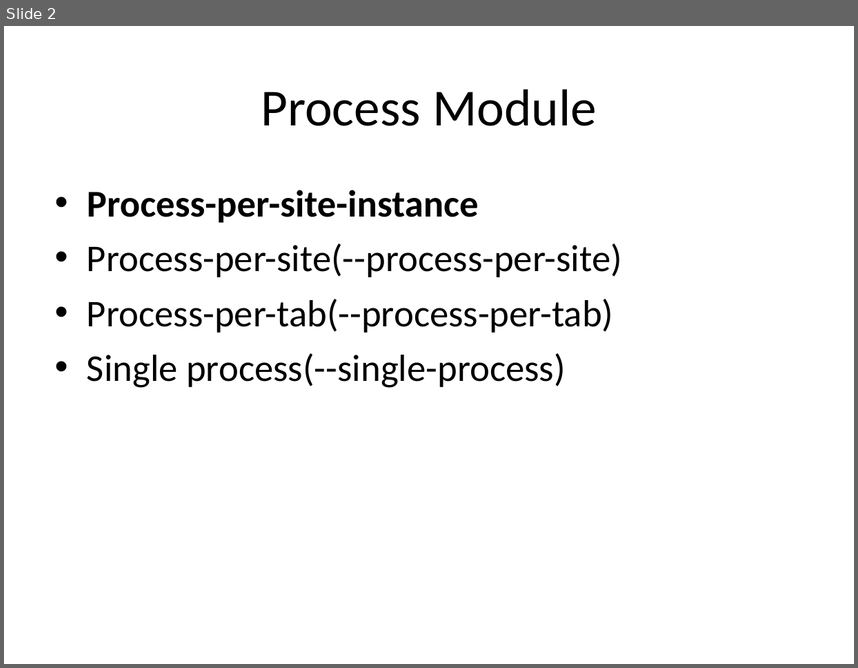
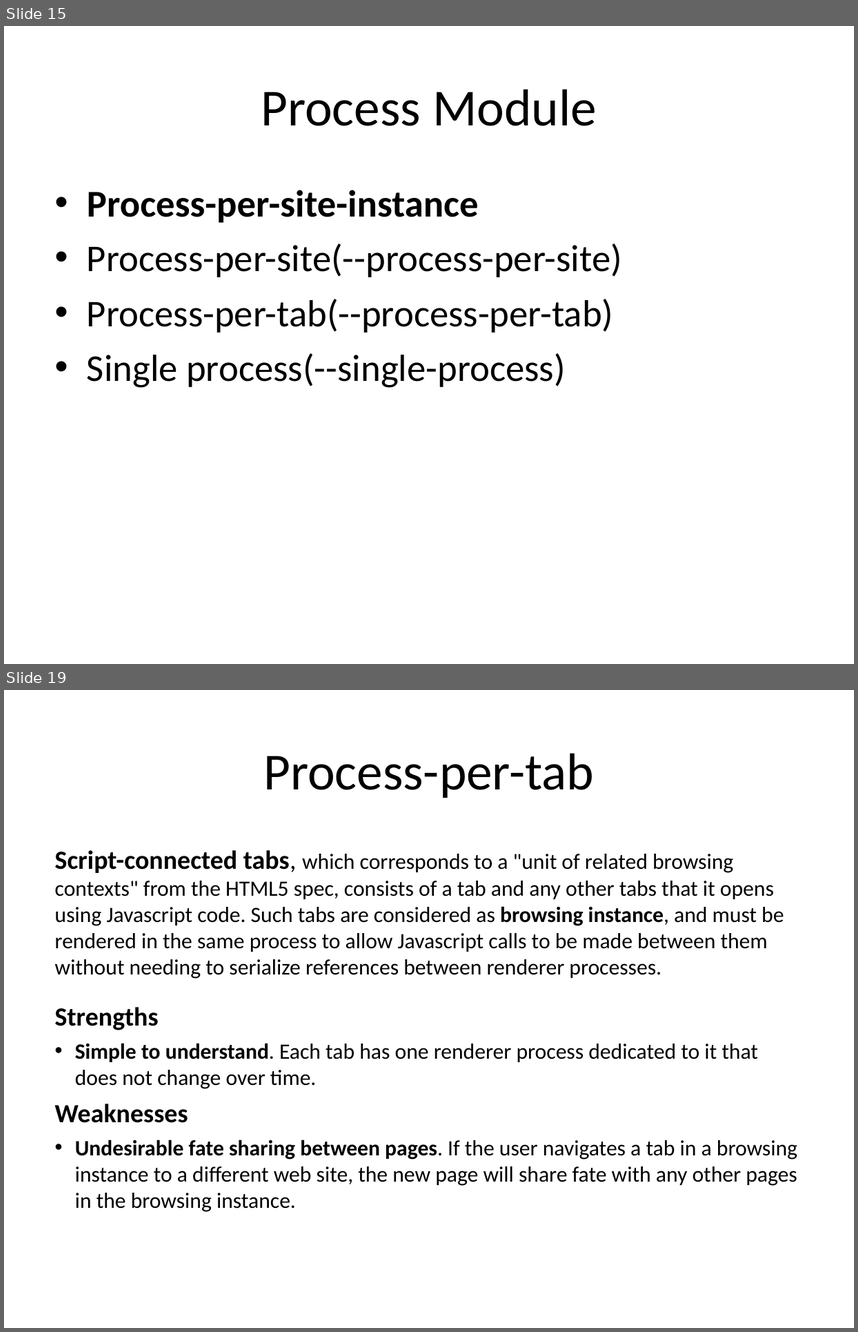
Before and after one commit to tezheng/chromium, a slide deck: docs/chromium.ppt. Shown one above the other, each under a label of ours: slide 2 before the commit, slides 15 and 19 after it; the slides between them are not shown. The pictures are 858x668 and 858x1332 pixels, drawn with LibreOffice and Linux fonts; fonts in the diff are those of the drawing. Boxes give left, top, right and bottom in pixels: in the first picture for what was removed or moved away, otherwise in the second. Text is boxed around its words. In the diff, an @@ line names an element or a change of style, - is before the commit and + after.

```diff
--- a/docs/chromium.ppt
+++ b/docs/chromium.ppt
@@ slide 19 added at (x1=4, y1=690, x2=854, y2=1328), background #FFFFFF @@
@@ title added at (x1=263, y1=753, x2=594, y2=798), 44 pt, text #000000 @@
+Process-per-tab
@@ text added at (x1=55, y1=850, x2=797, y2=1212), 18.5 pt, text #000000 @@
+Script-connected tabs, which corresponds to a "unit of related browsing contexts" from the HTML5 spec, consists of a tab and any other tabs that it opens using Javascript code. Such tabs are considered as browsing instance, and must be rendered in the same process to allow Javascript calls to be made between them without needing to serialize references between renderer processes.
+Strengths
+• Simple to understand. Each tab has one renderer process dedicated to it that does not change over time.
+Weaknesses
+• Undesirable fate sharing between pages. If the user navigates a tab in a browsing instance to a different web site, the new page will share fate with any other pages in the browsing instance.
@@ what was slide 2 is now slide 15 @@
```
Also in this commit, not shown: 3 slides changed, 21 other slides added, 2 slides removed, 6 other files.
